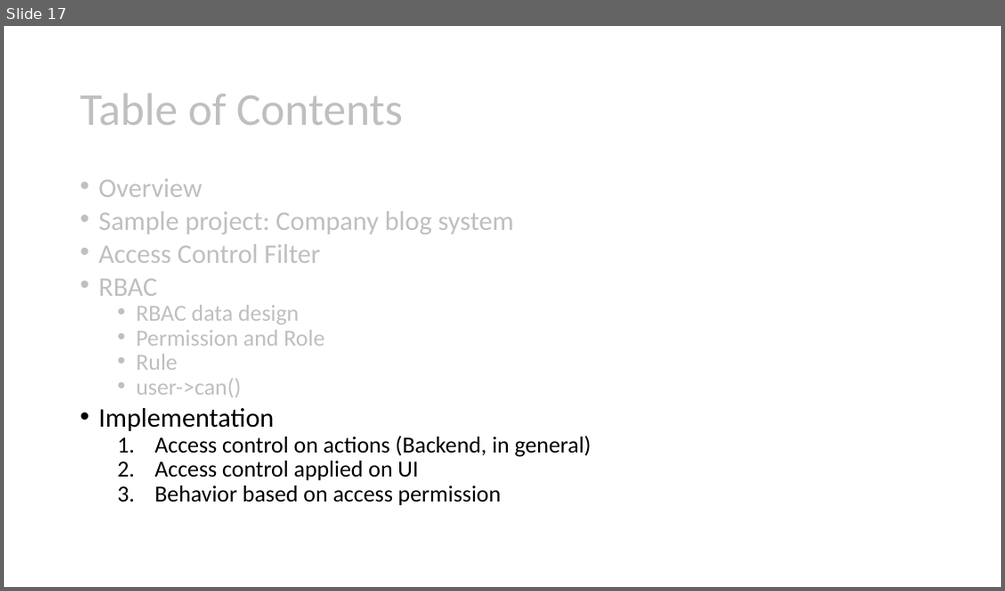
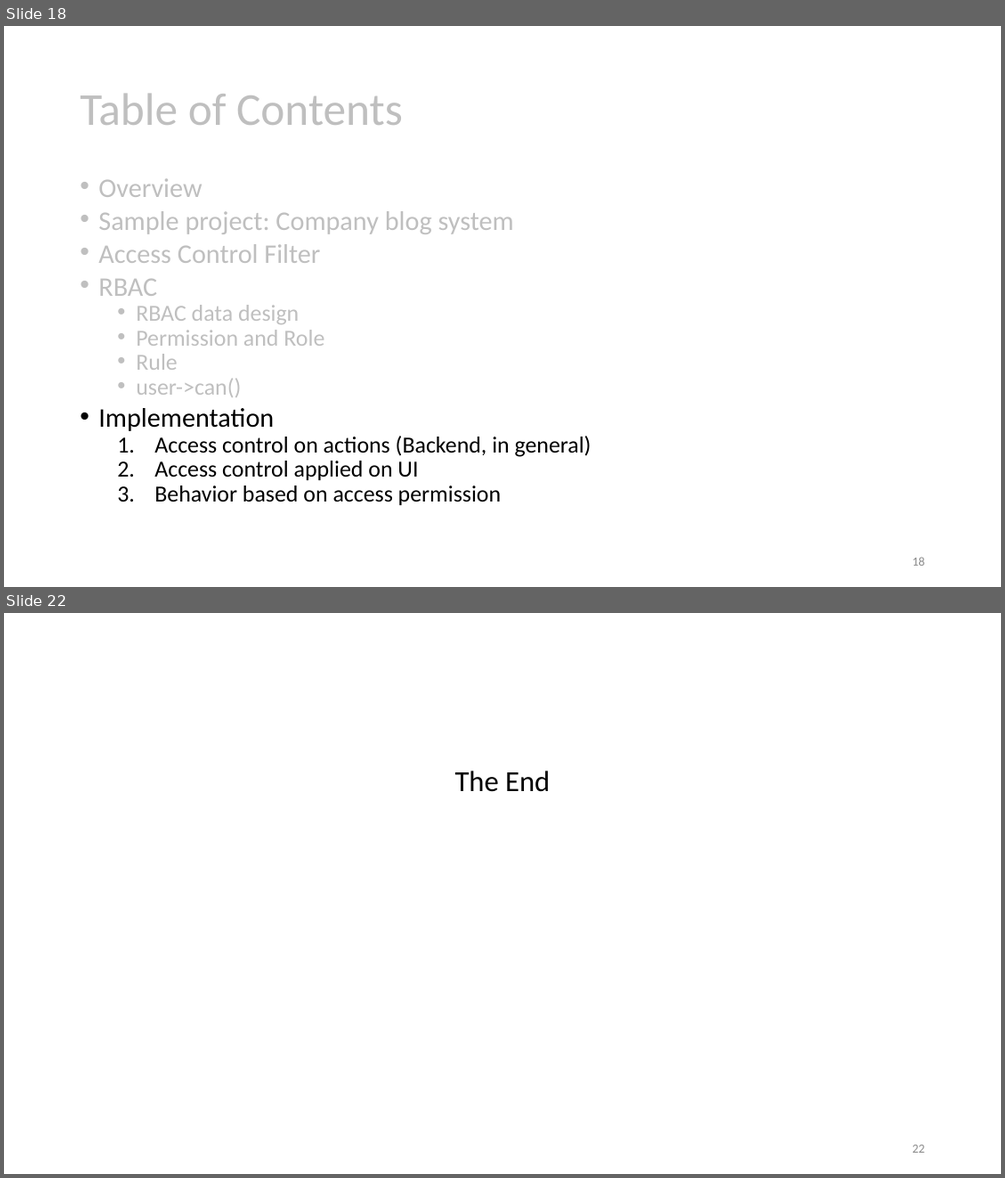
Before and after one commit to umbalaconmeogia/yii2-rbac-tutorial, a slide deck: docs/tutorial/Yii2RbacTutorial.pptx. Shown one above the other, each under a label of ours: slide 17 before the commit, slides 18 and 22 after it; the slides between them are not shown. The pictures are 1005x591 and 1005x1178 pixels, drawn with LibreOffice and Linux fonts; fonts in the diff are those of the drawing. Boxes give left, top, right and bottom in pixels: in the first picture for what was removed or moved away, otherwise in the second. Text is boxed around its words. In the diff, an @@ line names an element or a change of style, - is before the commit and + after.

```diff
--- a/docs/tutorial/Yii2RbacTutorial.pptx
+++ b/docs/tutorial/Yii2RbacTutorial.pptx
@@ slide 22 added at (4,613,1001,1174), background #FFFFFF @@
@@ text added at (455,771,550,792), 28 pt, text #000000 @@
+The End
@@ page number added at (912,1144,924,1152), 12 pt, text #8C8C8C @@
+22
@@ what was slide 17 is now slide 18 @@
@@ slide 18 changed as well @@
@@ page number added at (912,556,924,565), 12 pt, text #8C8C8C @@
+18
```
Also in this commit, not shown: 15 other slides changed, 5 other slides added, 1 slide removed, 19 other files.
